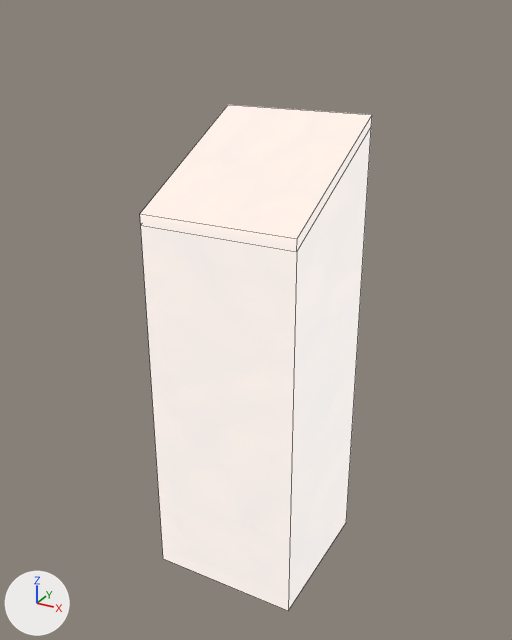
The FBX model Bottle/Assets/Art/Isometric Pack 3d/Props/Models/Tile_Ramp1A.fbx: old version first, new version second.
One viewpoint serves both versions: a 50 mm lens placed at (4.0, -7.33, 2.22), pointed at (-0.03, 0.01, -1.45). Arrows for +X, +Y and +Z are at lower left; the lights stay in place. Mesh edges are drawn as thin lines. Where no turn or scale is listed for an object, it has been applied to the vertices.

Before the edit, the objects in view are built like this:
```python
me_mesh = bpy.data.meshes.new('Mesh')
me_mesh.from_pydata(...)  # 12 vertices, 9 faces; spans x -1.0..1.0, y -1.0..1.0, z -5.0..1.06
me_mesh.materials.append(mat_tile1)  # picture img_tile1_tif
ob_polysurface1879 = bpy.data.objects.new('polySurface1879', me_mesh)
ob_polysurface1879.location = (0.0, 0.0, 0.0)
```
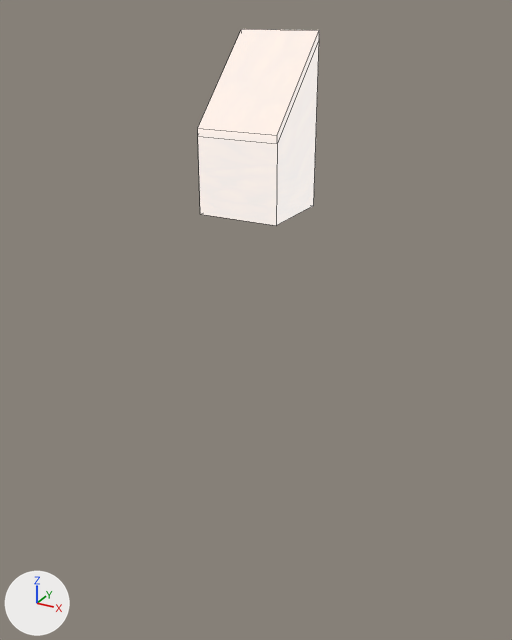
What differs and where, as boxes [x1, y1, x2, y2] in the pictures (512 x 640 px):
'polySurface1879', reshaped (48% narrower, 61% shorter): before [140, 105, 372, 611]; after [198, 29, 319, 226]

Patch to the scene script:
```diff
--- a/Bottle/Assets/Art/Isometric Pack 3d/Props/Models/Tile_Ramp1A.fbx.py
+++ b/Bottle/Assets/Art/Isometric Pack 3d/Props/Models/Tile_Ramp1A.fbx.py
@@ me_mesh @@
 me_mesh.from_pydata(...)  # 12 vertices, 9 faces; spans x -1.0..1.0, y -1.0..1.0, z -5.0..1.06
 # used by ob_polysurface1879; location = (0.0, 0.0, 0.0)
-me_mesh.vertices[0].co = (-1.0, -1.0, -5.0)  # pixel (163, 558)
-me_mesh.vertices[1].co = (-1.0, 1.0, -5.0)
-me_mesh.vertices[2].co = (1.0, 1.0, -5.0)  # pixel (346, 522)
-me_mesh.vertices[3].co = (-1.0, -1.0, -0.07)  # pixel (140, 225)
-me_mesh.vertices[4].co = (-1.0, 1.0, 0.93)
-me_mesh.vertices[5].co = (1.0, 1.0, 0.93)  # pixel (371, 126)
-me_mesh.vertices[6].co = (-1.0, -1.0, 0.06)  # pixel (139, 213)
-me_mesh.vertices[7].co = (1.0, -1.0, -0.07)  # pixel (296, 251)
-me_mesh.vertices[8].co = (1.0, -1.0, 0.06)  # pixel (297, 238)
-me_mesh.vertices[9].co = (-1.0, 1.0, 1.06)  # pixel (228, 104)
-me_mesh.vertices[10].co = (1.0, 1.0, 1.06)  # pixel (372, 114)
-me_mesh.vertices[11].co = (1.0, -1.0, -5.0)  # pixel (288, 610)
+# me_mesh part 1
+me_mesh.vertices[0].co = (-0.5, -0.5, 0.01)  # pixel (200, 214)
+me_mesh.vertices[1].co = (-0.5, 0.5, 0.01)
+me_mesh.vertices[2].co = (0.5, 0.5, 0.01)  # pixel (313, 205)
+me_mesh.vertices[3].co = (-0.5, -0.5, 0.9)  # pixel (197, 136)
+me_mesh.vertices[4].co = (-0.5, 0.5, 1.91)
+me_mesh.vertices[5].co = (0.5, 0.5, 1.91)  # pixel (319, 38)
+me_mesh.vertices[6].co = (-0.5, -0.5, 0.99)  # pixel (197, 128)
+me_mesh.vertices[7].co = (0.5, -0.5, 0.9)  # pixel (277, 143)
+me_mesh.vertices[8].co = (0.5, -0.5, 0.99)  # pixel (277, 135)
+me_mesh.vertices[9].co = (-0.5, 0.5, 2.0)  # pixel (241, 29)
+me_mesh.vertices[10].co = (0.5, 0.5, 2.0)  # pixel (319, 30)
+me_mesh.vertices[11].co = (0.5, -0.5, 0.01)  # pixel (276, 225)
 me_mesh.materials.append(mat_tile1)
```
